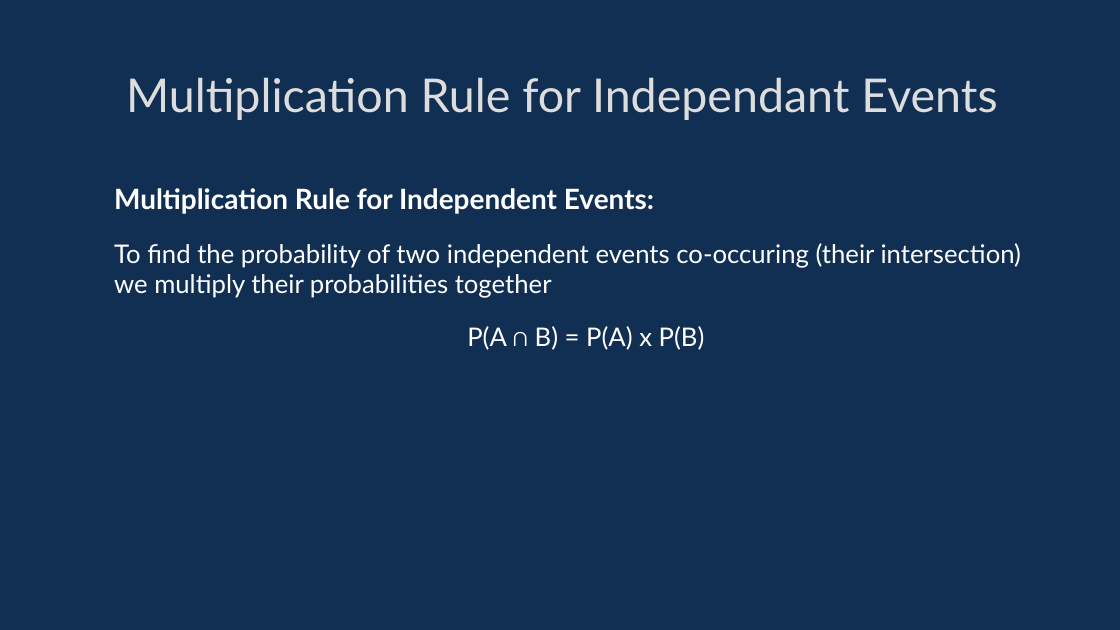
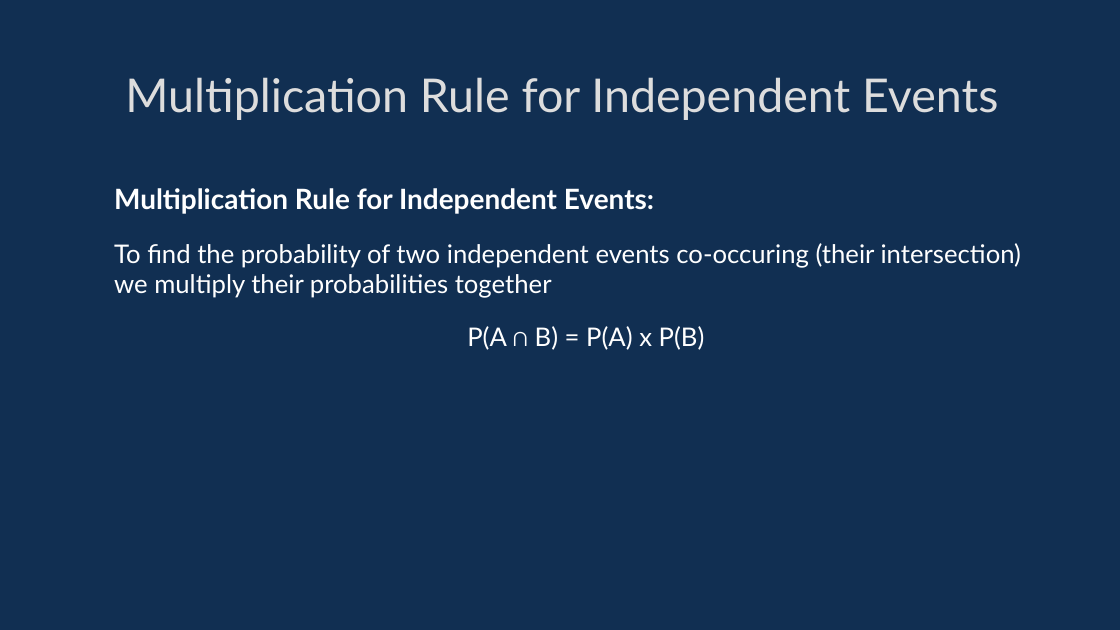
Before and after one commit to davidgundry/maths22-23, a slide deck: slide 30 of slides/maths-10-probability.odp. Drawn at 1120x630 pixels with LibreOffice and Linux fonts; fonts in the diff are those of the drawing. Boxes give left, top, right and bottom in pixels: in the first picture for what was removed or moved away, otherwise in the second. Text is boxed around its words. In the diff, an @@ line names an element or a change of style, - is before the commit and + after.

```diff
--- a/slides/maths-10-probability.odp
+++ b/slides/maths-10-probability.odp
@@ title at (125, 77, 998, 120): text changed @@
-Multiplication Rule for Independant Events
+Multiplication Rule for Independent Events
```
Also in this commit, not shown: 12 other slides changed.
